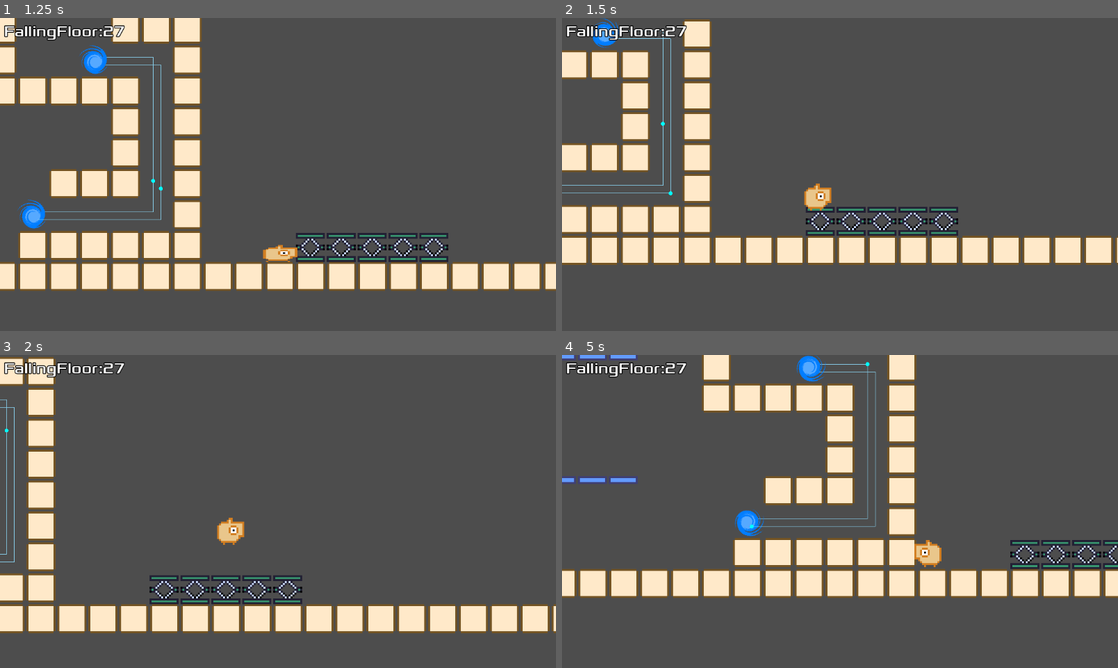
Above: before the commit, frames 1-4 (two rows, left to right).
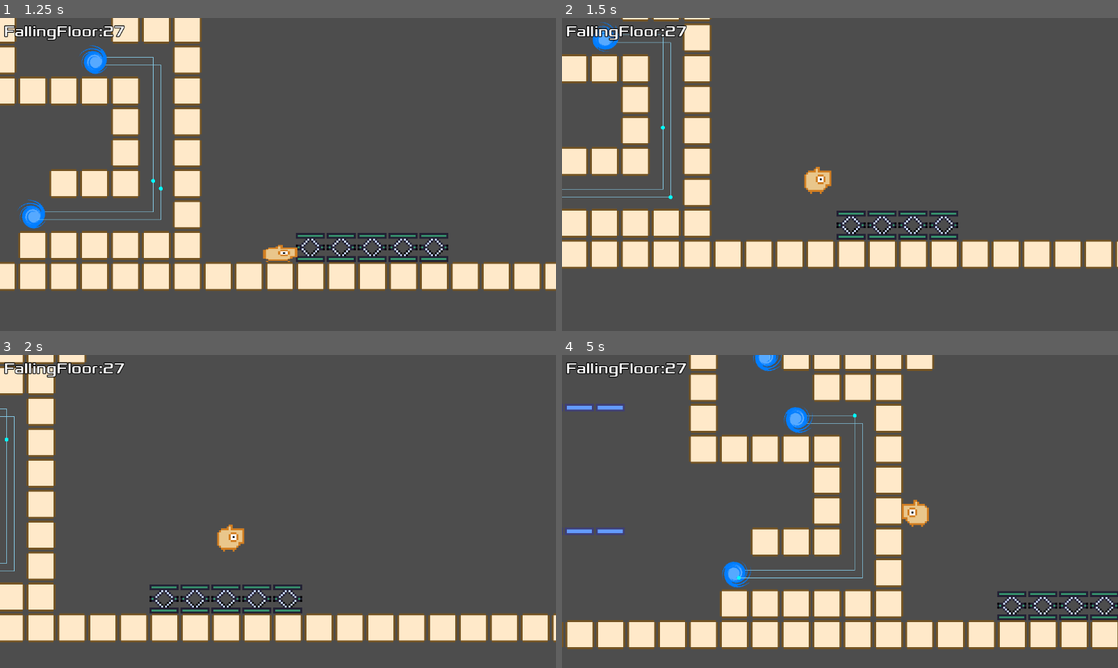
Above: after the commit, the same moments.

Repository: syun77/gd_inovania2
Game: Godot game, scene res://Main.tscn
The game is run twice, just before and just after one commit, with the same random seed, the same clock (stepped at 60 frames per second) and the same inputs.
Inputs (mouse positions are in pixels of both pictures, inside the frame that each line leads up to):
- Up to frame 1 (1.25 s): move the mouse to (400, 158) at 0.52 s; hold Right (ui_right) from 0.53 s (still down); hold Space (action) from 0.53 s (still down); tap Up (ui_up) at 0.77 s
- Up to frame 2 (1.5 s): keep holding Right (ui_right); move the mouse to (728, 190) at 1.27 s; release Space (action) at 1.28 s; tap Space (action) at 1.35 s
- Up to frame 3 (2 s): keep holding Right (ui_right); tap Up (ui_up) at 1.52 s
- Up to frame 4 (5 s): move the mouse to (895, 442) at 2.02 s; release Right (ui_right) at 2.03 s; hold Left (ui_left) 2.03-2.78 s; hold Space (action) 2.03-2.78 s; tap Shift (special) at 2.1, 4.35 s; move the mouse to (812, 574) at 2.77 s; hold Right (ui_right) 2.78-4.28 s; tap Space (action) at 2.85, 4.55 s; tap Up (ui_up) at 3.02, 3.77, 4.52 s; move the mouse to (1006, 558) at 3.52 s; hold Space (action) 3.53-4.28 s; move the mouse to (673, 464) at 4.27 s; hold Left (ui_left) from 4.28 s (still down)

Frame 1 is identical in both runs. In frame 2, 8.8% of the frame differs, in the area x 0-100%, y 0-80%; in frame 3, 11%; in frame 4, 39%, in the area x 0-100%, y 0-94%.

Commit message:
警告除去

Diff:
--- a/gd_inovania2/src/common/Common.gd
+++ b/gd_inovania2/src/common/Common.gd
@@ -6,8 +6,11 @@
 # ----------------------------------------
 # consts
 # ----------------------------------------
-# 同時再生可能なサウンドの数.
+## 同時再生可能なサウンドの数.
 const MAX_SOUND = 8
+
+## 1フレームあたりの経過時間.
+const FPS_RATE = 1.0 / 60.0
 
 ## コリジョンレイヤー.
 enum eCollisionLayer {
@@ -48,6 +51,7 @@
 }
 
 var _slow_timer = 0.0 # スロータイマー.
+var _slow_rate = 1.0 # スロー時の経過時間倍率.
 var _hit_stop_timer = 0.0 # ヒットストップタイマー.
 
 ## 画面揺れ.
@@ -135,13 +139,20 @@
 		return true
 	return false
 
+## スロー開始.
+func start_slow(time:float, rate:float) -> void:
+	_slow_timer = time
+	_slow_rate = rate
+
 ## スロー再生係数.
 func get_slow_rate() -> float:
+	if _slow_timer > 0:
+		return _slow_rate
 	return 1.0
 
 ## ヒットストップ開始.
 func start_hit_stop(frame:int=3) -> void:
-	_hit_stop_timer = 0.01666 * frame # 60fpsと想定.
+	_hit_stop_timer = FPS_RATE * frame
 
 ## ヒットストップ中かどうか.
 func is_hit_stop() -> bool:
--- a/gd_inovania2/src/gimmic/FallingFloorBody.gd
+++ b/gd_inovania2/src/gimmic/FallingFloorBody.gd
@@ -27,7 +27,7 @@
 # public functions.
 # ---------------------------------------------
 ## 上に何か乗ったときに開始する処理.
-func stepped_on(body:CharacterBody2D) -> void:
+func stepped_on(_body:CharacterBody2D) -> void:
 	if _state == eState.STAND_BY:
 		# 落下開始.
 		_state = eState.FALLING
--- a/gd_inovania2/src/gimmic/SpringFloor.gd
+++ b/gd_inovania2/src/gimmic/SpringFloor.gd
@@ -6,7 +6,12 @@
 # ---------------------------------------------
 # const.
 # ---------------------------------------------
-const POWER = 50.0 # バネが押し返す力.
+const POWER = 5000.0 # バネが押し返す力.
+
+# ---------------------------------------------
+# onready.
+# ---------------------------------------------
+@onready var _spr = $Sprite2D
 
 # ---------------------------------------------
 # var.
@@ -17,17 +22,28 @@
 # private functions.
 # ---------------------------------------------
 func _physics_process(delta: float) -> void:
+	_spr.scale.y = 1.0
 	if is_instance_valid(_player) == false:
 		return # プレイヤー領域内にいないので何もしない.
 
 	# バネで押し返す.
 	var d = position.y - _player.position.y
 	var size = Map.get_tile_size()
-	d -= size / 2
+	d += size / 2.0
 	if d <= 0:
 		d = 0 # 最大の力.
-	var damp_rate = 1 + 1.0 * (size - d) / size
-	_player.velocity.y -= POWER * damp_rate
+
+	var damp_rate = 1.0 * (size - d) / size
+	_spr.scale.y = damp_rate
+	if _spr.scale.y < 0.0:
+		_spr.scale.y = 0.0
+
+	if damp_rate == 0.3 and _player.velocity.y > 0:
+		_player.velocity.y *= 0.1
+	damp_rate += 0.5
+	if Input.is_action_pressed("action"):
+		damp_rate *= 2.0 # バネジャンプ
+	_player.velocity.y -= POWER * damp_rate * delta
 
 ## プレイヤーが領域内に入った.
 func _on_body_entered(body: Node2D) -> void:
@@ -35,7 +51,6 @@
 		return # プレイヤー以外は何もしない.
 
 	_player = body as Player
-	print("into Player", _player)
 
 ## プレイヤーが猟奇外に出た.
 func _on_body_exited(body: Node2D) -> void:
--- a/gd_inovania2/src/gimmic/SpringFloor.tscn
+++ b/gd_inovania2/src/gimmic/SpringFloor.tscn
@@ -15,7 +15,9 @@
 metadata/_edit_lock_ = true
 
 [node name="Sprite2D" type="Sprite2D" parent="."]
+position = Vector2(0, 32)
 texture = ExtResource("2_qex1m")
+offset = Vector2(0, -32)
 metadata/_edit_lock_ = true
 
 [node name="CollisionShape2D" type="CollisionShape2D" parent="."]
--- a/gd_inovania2/src/particle/Particle.gd
+++ b/gd_inovania2/src/particle/Particle.gd
@@ -99,8 +99,6 @@
 
 ## 更新.
 func _physics_process(delta: float) -> void:
-	delta *= Common.get_slow_rate()
-
 	_update(delta)
 
 	if is_end():
--- a/gd_inovania2/src/player/Player.gd
+++ b/gd_inovania2/src/player/Player.gd
@@ -39,6 +39,7 @@
 	GRABBING_LADDER, # はしごに掴まっている
 	CLIMBING_WALL, # 壁登り中.
 	WARP, # ワープ移動中.
+	SPRING, # バネ移動中.
 }
 
 ## ジャンプスケール.
@@ -127,6 +128,18 @@
 	_warp_pos_list = pos_list
 	_move_state = eMoveState.WARP
 
+## バネ床開始.
+func start_spring() -> void:
+	if _move_state == eMoveState.SPRING:
+		return # すでに開始していたら何もしない.
+	_move_state = eMoveState.SPRING
+
+## バネ床終了.
+func end_sprint() -> void:
+	if _move_state != eMoveState.SPRING:
+		return # すでに終了していたら何もしない.
+	_move_state = eMoveState.AIR
+
 ## 更新.
 func update(delta: float) -> void:
 	_cnt += 1
@@ -338,6 +351,10 @@
 	if _is_climbing_wall():
 		# 壁登り中もジャンプできる.
 		return true
+
+	if _is_spring():
+		# バネ床中はジャンプできない.
+		return false
 
 	if _jump_cnt == 0:
 		if is_on_floor() == false:
@@ -598,7 +615,7 @@
 	return _ladder_count > 0
 
 # 移動状態の更新.
-func _update_move_state(delta:float) -> void:
+func _update_move_state(_delta:float) -> void:
 	match _move_state:
 		eMoveState.GRABBING_LADDER:
 			if _can_grab_ladder() == false:
@@ -626,7 +643,7 @@
 		eMoveState.WARP:
 			# ワールド座標に変換する.
 			var target = Map.grid_to_world(_warp_pos_list[0])
-			target.y += Map.get_tile_size()/2 # プレイヤー基準座標が足元なので調整.
+			target.y += Map.get_tile_size() / 2.0 # プレイヤー基準座標が足元なので調整.
 			var d = (target - position)
 			position += d * 0.8
 			velocity = Vector2.ZERO
@@ -634,6 +651,9 @@
 				_warp_pos_list.pop_front()
 				if _warp_pos_list.size() == 0:
 					_move_state = eMoveState.AIR
+		eMoveState.SPRING:
+			# バネ床状態.
+			pass
 
 	if _is_grabbing_ladder() == false:
 		# はしごチェック.
@@ -703,6 +723,10 @@
 			return false
 	return true
 
+## バネ床状態かどうか.
+func _is_spring() -> bool:
+	return _move_state == eMoveState.SPRING
+
 ## 重力の影響を受ける移動状態かどうか.
 func _is_add_gravity() -> bool:
 	if _is_dash():
Not shown: 1 places in gd_inovania2/assets/fonts/Xolonium-Label.tres that only renumber resources
Not shown: 1 places in gd_inovania2/assets/fonts/Xolonium-Regular.tres that only renumber resources
Not shown: 1 places in gd_inovania2/src/gimmic/Block.tscn that only renumber resources
Not shown: 1 places in gd_inovania2/src/gimmic/ExclamationBlock.tscn that only renumber resources
Not shown: 1 places in gd_inovania2/src/gimmic/Ladder.tscn that only renumber resources
Not shown: 1 places in gd_inovania2/src/gimmic/OneWayWall.tscn that only renumber resources
Not shown: 1 places in gd_inovania2/src/gimmic/OnewayFloor.tscn that only renumber resources
Not shown: 1 places in gd_inovania2/src/gimmic/Wall.tscn that only renumber resources
Not shown: 1 places in gd_inovania2/src/particle/Particle.tscn that only renumber resources
Not shown: 1 places in gd_inovania2/src/particle/ParticleBlock.tscn that only renumber resources
Not shown: 1 places in gd_inovania2/src/particle/ParticleInoBlur.tscn that only renumber resources
Not shown: 1 places in gd_inovania2/src/particle/ParticleRectLine.tscn that only renumber resources
(and 2 more such lines)
